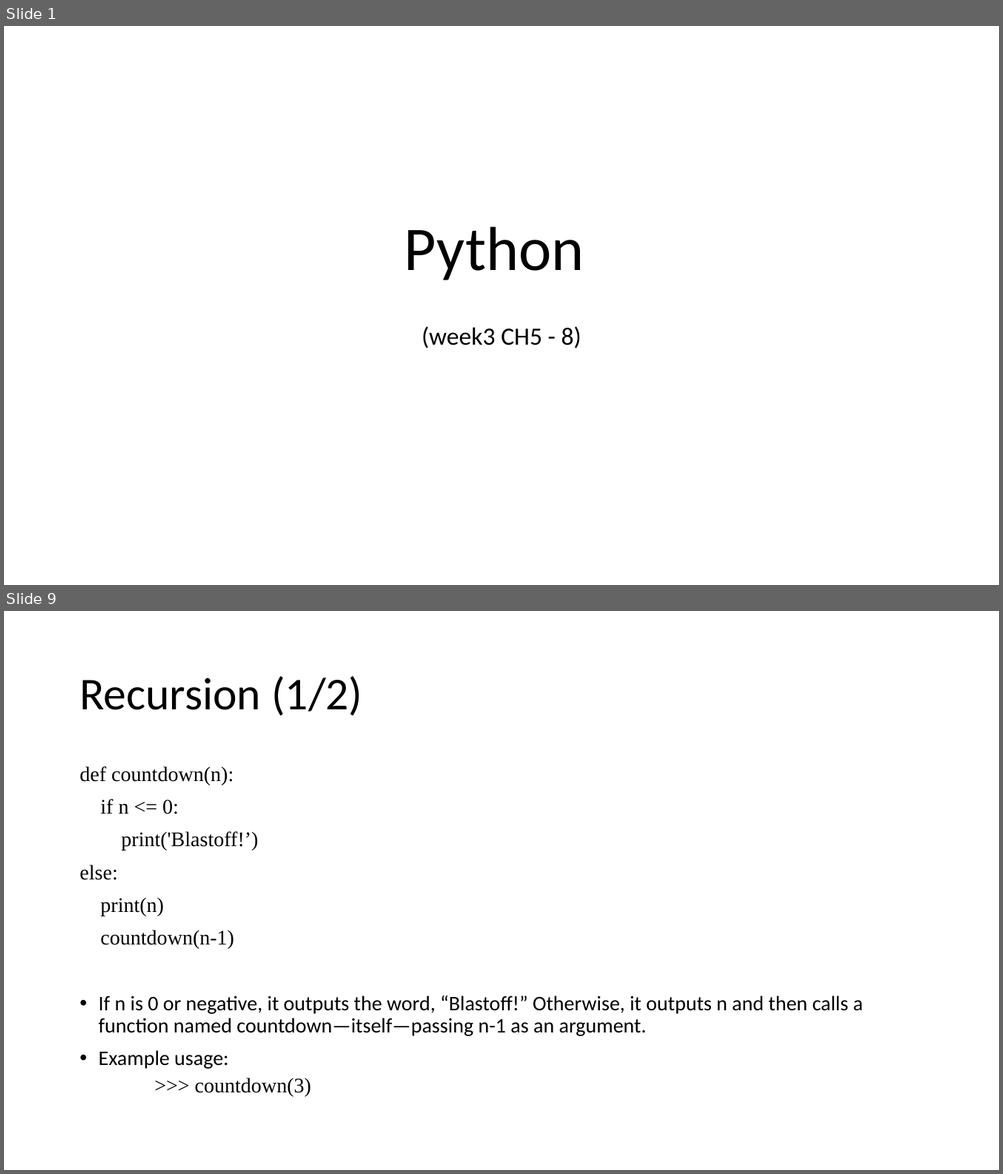
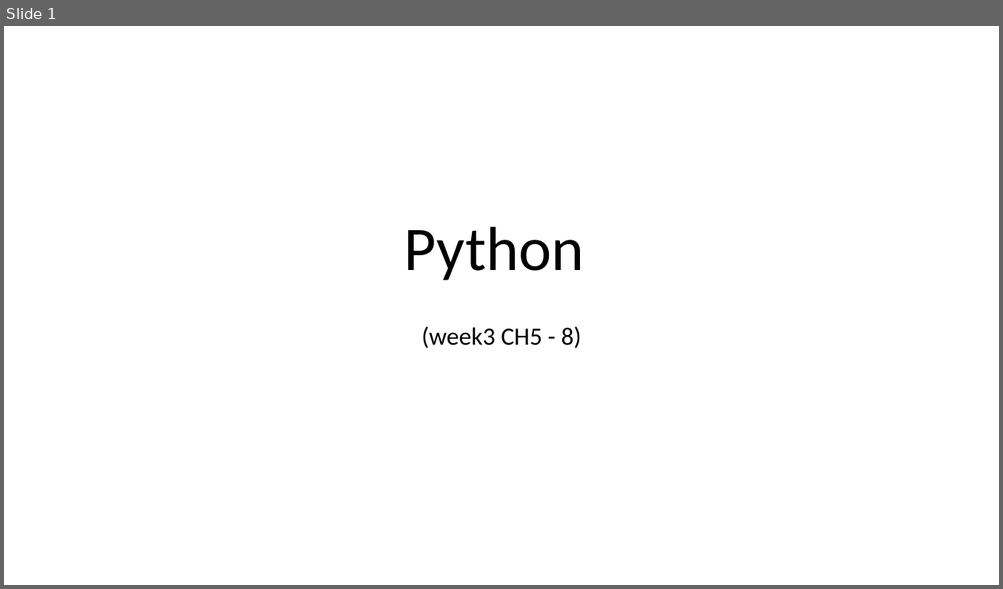
Before and after one commit to MobyAtTheo/PSG3, a slide deck: week05-ch9-15plus-pys.pptx. Shown one above the other, each under a label of ours: slides 1 and 9 before the commit, slide 1 after it; the slides between them are not shown. The pictures are 1003x1174 and 1003x589 pixels, drawn with LibreOffice and Linux fonts; fonts in the diff are those of the drawing. Boxes give left, top, right and bottom in pixels: in the first picture for what was removed or moved away, otherwise in the second. Text is boxed around its words. In the diff, an @@ line names an element or a change of style, - is before the commit and + after.

```diff
--- a/week05-ch9-15plus-pys.pptx
+++ b/week05-ch9-15plus-pys.pptx
@@ slide 9 removed at (4,611,999,1170), background #FFFFFF @@
@@ title removed at (79,676,362,716) @@
-Recursion (1/2)
@@ text removed at (79,766,862,1097) @@
-def countdown(n):
-if n <= 0:
-print('Blastoff!’)
-else:
-print(n)
-countdown(n-1)
-• If n is 0 or negative, it outputs the word, “Blastoff!” Otherwise, it outputs n and then calls a function named countdown—itself—passing n-1 as an argument.
-• Example usage:
-    >>> countdown(3)
```
Also in this commit, not shown: 36 other slides removed.
